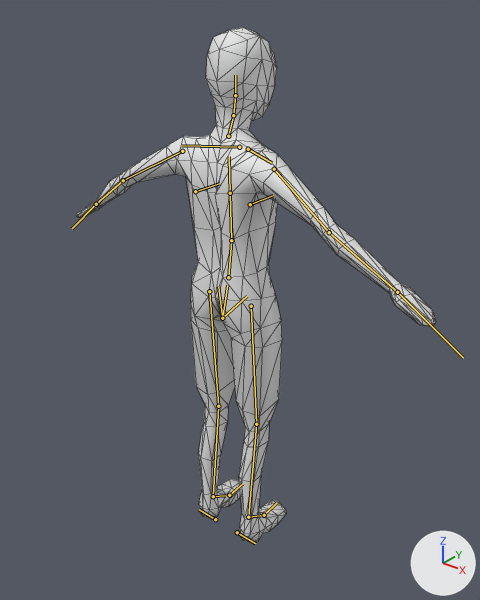
The glTF model game/scenes/characters/person.gltf as it was, and as the next commit left it.
Both versions are drawn from a camera (50 mm lens) standing at (1.392, -1.694, 2.124) and looking at (0.032, 0.007, 1.07). Every picture has the same lights, and +X, +Y and +Z are marked at lower right. The bones that bend it are drawn over the model as lines. Mesh edges are drawn as thin lines.
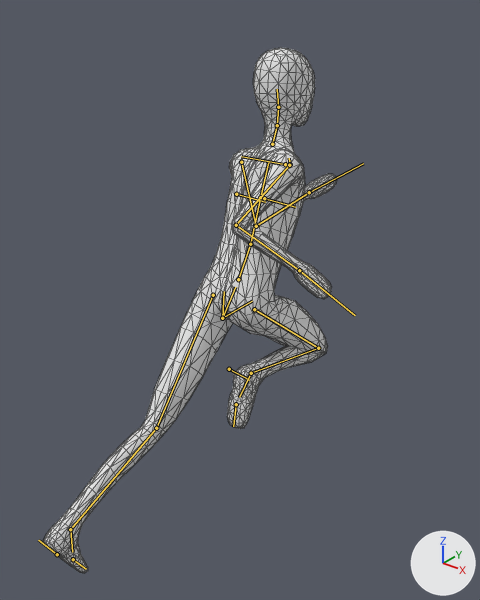
The newer file adds an action. The first version stands in its rest pose; the second is drawn at frame 6 of the action '3d run'.

What the commit changed:
Bone 'metarig.001_spine' (bone_metarig_001_spine) turns from (0, 0, 0) to (24, 0, 0) degrees about its own x, y and z.
Bone 'metarig.001_spine.001' (bone_metarig_001_spine_001) turns from (0, 0, 0) to (0, -9, 0) degrees about its own x, y and z.
Bone 'metarig.001_spine.002' (bone_metarig_001_spine_002) turns from (0, 0, 0) to (0, -20, 0) degrees about its own x, y and z.
Bone 'metarig.001_spine.004' (bone_metarig_001_spine_004) turns from (0, 0, 0) to (-25, 4, 6) degrees about its own x, y and z.
Bone 'metarig.001_spine.006' (bone_metarig_001_spine_006) turns from (0, 0, 0) to (0, 14, 0) degrees about its own x, y and z.
Bone 'metarig.001_upper_arm.L' (bone_metarig_001_upper_arm_l) turns from (0, 0, 0) to (44, 4, -46) degrees about its own x, y and z.
Bone 'metarig.001_forearm.L' (bone_metarig_001_forearm_l) turns from (0, 0, 0) to (80, 0, 0) degrees about its own x, y and z.
Bone 'metarig.001_upper_arm.R' (bone_metarig_001_upper_arm_r) turns from (0, 0, 0) to (-25, -4, 46) degrees about its own x, y and z.
Bone 'metarig.001_forearm.R' (bone_metarig_001_forearm_r) turns from (0, 0, 0) to (80, 0, 0) degrees about its own x, y and z.
Bone 'metarig.001_thigh.L' (bone_metarig_001_thigh_l) turns from (0, 0, 0) to (18, 0, -1) degrees about its own x, y and z.
Bone 'metarig.001_shin.L' (bone_metarig_001_shin_l) turns from (0, 0, 0) to (20, 0, 1) degrees about its own x, y and z.
Bone 'metarig.001_thigh.R' (bone_metarig_001_thigh_r) turns from (0, 0, 0) to (-70, 0, 8) degrees about its own x, y and z.
Bone 'metarig.001_shin.R' (bone_metarig_001_shin_r) turns from (0, 0, 0) to (142, 11, -4) degrees about its own x, y and z.

Pixel boxes (x1, y1, x2, y2) of what changed, in the pictures (480 x 600 px):
'Plane', posed (18% narrower): before (76, 27, 436, 542); after (43, 48, 337, 573)
bone 'metarig.001_spine', root to tip: before (222, 318) to (227, 285); after (222, 318) to (235, 287)
bone 'metarig.001_spine.001', root to tip: before (228, 277) to (231, 240); after (238, 279) to (250, 244)
bone 'metarig.001_spine.002', root to tip: before (231, 240) to (230, 193); after (250, 244) to (260, 197)
bone 'metarig.001_spine.004', root to tip: before (228, 136) to (233, 115); after (272, 144) to (277, 125)
bone 'metarig.001_spine.006', root to tip: before (235, 95) to (235, 75); after (278, 107) to (277, 89)
bone 'metarig.001_upper_arm.L', root to tip: before (182, 151) to (123, 180); after (241, 162) to (256, 226)
bone 'metarig.001_forearm.L', root to tip: before (123, 180) to (96, 204); after (256, 226) to (309, 192)
bone 'metarig.001_upper_arm.R', root to tip: before (274, 169) to (329, 232); after (289, 165) to (236, 225)
bone 'metarig.001_forearm.R', root to tip: before (329, 232) to (397, 292); after (236, 225) to (299, 270)
bone 'metarig.001_thigh.L', root to tip: before (209, 291) to (218, 406); after (213, 295) to (156, 428)
bone 'metarig.001_shin.L', root to tip: before (218, 406) to (213, 496); after (156, 428) to (70, 529)
bone 'metarig.001_thigh.R', root to tip: before (251, 306) to (256, 424); after (254, 309) to (318, 348)
bone 'metarig.001_shin.R', root to tip: before (256, 424) to (248, 517); after (318, 348) to (251, 373)
